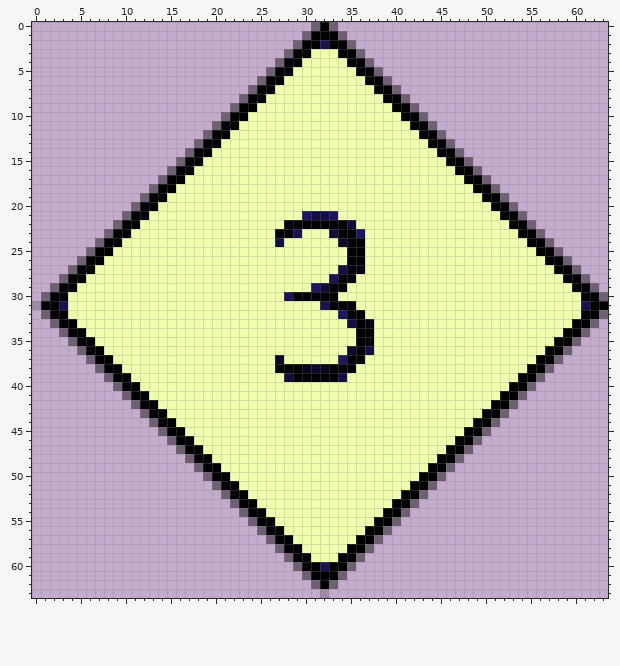
Pixel-art sprite, stored at Assets/Textures/BodyParts/bodypart_3.png. Above, as it was before the edit.
The file is 64x64 pixels. Colours within 5 levels of each other are drawn and written as one.
New version:
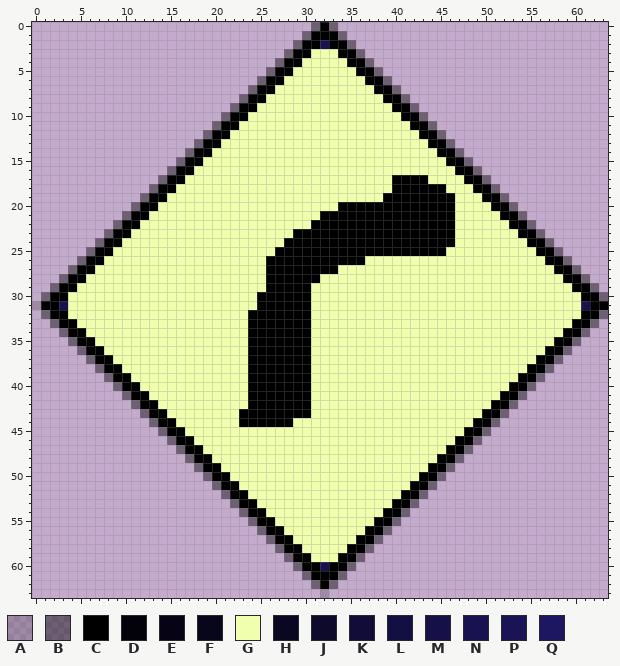
Palette (. is transparent): A #00000030  B #00000070  C #000000  D #03020b  E #060414  F #08061b  G #f0ffad  H #0a0722  J #0d0a2c  K #110c38  L #140f43  M #161049  N #181250  P #1a1356  Q #1d1661
Difference:
@@ x 21..48 @@
 16 GGGGGGGGGGGGGGGGGGGGGGGGGGCC
-17 GGGGGGGGGGGGGGGGGGGGGGGGGGGC
-18 GGGGGGGGGGGGGGGGGGGGGGGGGGGG
-19 GGGGGGGGGGGGGGGGGGGGGGGGGGGG
-20 GGGGGGGGGGGGGGGGGGGGGGGGGGGG
-21 GGGGGGGGGQLLQGGGGGGGGGGGGGGG
-22 GGGGGGGDCCCCCCKGGGGGGGGGGGGG
-23 GGGGGGCCNGGGKCCQGGGGGGGGGGGG
-24 GGGGGGLGGGGGGHCCGGGGGGGGGGGG
-25 GGGGGGGGGGGGGGCCGGGGGGGGGGGG
-26 GGGGGGGGGGGGGGCCGGGGGGGGGGGG
-27 GGGGGGGGGGGGGMCEGGGGGGGGGGGG
-28 GGGGGGGGGGGGPCCGGGGGGGGGGGGG
-29 GGGGGGGGGGQKCCGGGGGGGGGGGGGG
-30 GGGGGGGPCCCCCGGGGGGGGGGGGGGG
-31 GGGGGGGGGGGNCCCGGGGGGGGGGGGG
-32 GGGGGGGGGGGGGQCCGGGGGGGGGGGG
-33 GGGGGGGGGGGGGGLCEGGGGGGGGGGG
-34 GGGGGGGGGGGGGGGCCGGGGGGGGGGG
-35 GGGGGGGGGGGGGGGCDGGGGGGGGGGG
-36 GGGGGGGGGGGGGGJCLGGGGGGGGGGG
-37 GGGGGGHGGGGGGQCCGGGGGGGGGGGG
-38 GGGGGGCCCEJFCCCGGGGGGGGGGGGG
-39 GGGGGGGKCCCCCLGGGGGGGGGGGGGG
-40 GGGGGGGGGGGGGGGGGGGGGGGGGGGG
-41 GGGGGGGGGGGGGGGGGGGGGGGGGGGG
-42 GGGGGGGGGGGGGGGGGGGGGGGGGGGG
-43 GGGGGGGGGGGGGGGGGGGGGGGGGGGG
-44 GGGGGGGGGGGGGGGGGGGGGGGGGGGG
+17 GGGGGGGGGGGGGGGGGGGCCCCGGGGC
+18 GGGGGGGGGGGGGGGGGGGCCCCCCGGG
+19 GGGGGGGGGGGGGGGGGGCCCCCCCCGG
+20 GGGGGGGGGGGGGCCCCCCCCCCCCCGG
+21 GGGGGGGGGGGCCCCCCCCCCCCCCCGG
+22 GGGGGGGGGGCCCCCCCCCCCCCCCCGG
+23 GGGGGGGGCCCCCCCCCCCCCCCCCCGG
+24 GGGGGGGCCCCCCCCCCCCCCCCCCCGG
+25 GGGGGGCCCCCCCCCCCCCCCCCCCGGG
+26 GGGGGCCCCCCCCCCCGGGGGGGGGGGG
+27 GGGGGCCCCCCCCGGGGGGGGGGGGGGG
+28 GGGGGCCCCCCGGGGGGGGGGGGGGGGG
+29 GGGGGCCCCCGGGGGGGGGGGGGGGGGG
+30 GGGGCCCCCCGGGGGGGGGGGGGGGGGG
+31 GGGGCCCCCCGGGGGGGGGGGGGGGGGG
+32 GGGCCCCCCCGGGGGGGGGGGGGGGGGG
+33 GGGCCCCCCCGGGGGGGGGGGGGGGGGG
+34 GGGCCCCCCCGGGGGGGGGGGGGGGGGG
+35 GGGCCCCCCCGGGGGGGGGGGGGGGGGG
+36 GGGCCCCCCCGGGGGGGGGGGGGGGGGG
+37 GGGCCCCCCCGGGGGGGGGGGGGGGGGG
+38 GGGCCCCCCCGGGGGGGGGGGGGGGGGG
+39 GGGCCCCCCCGGGGGGGGGGGGGGGGGG
+40 GGGCCCCCCCGGGGGGGGGGGGGGGGGG
+41 GGGCCCCCCCGGGGGGGGGGGGGGGGGG
+42 GGGCCCCCCCGGGGGGGGGGGGGGGGGG
+43 GGCCCCCCCCGGGGGGGGGGGGGGGGGG
+44 GGCCCCCCGGGGGGGGGGGGGGGGGGGG
 45 GGGGGGGGGGGGGGGGGGGGGGGGGGGC
